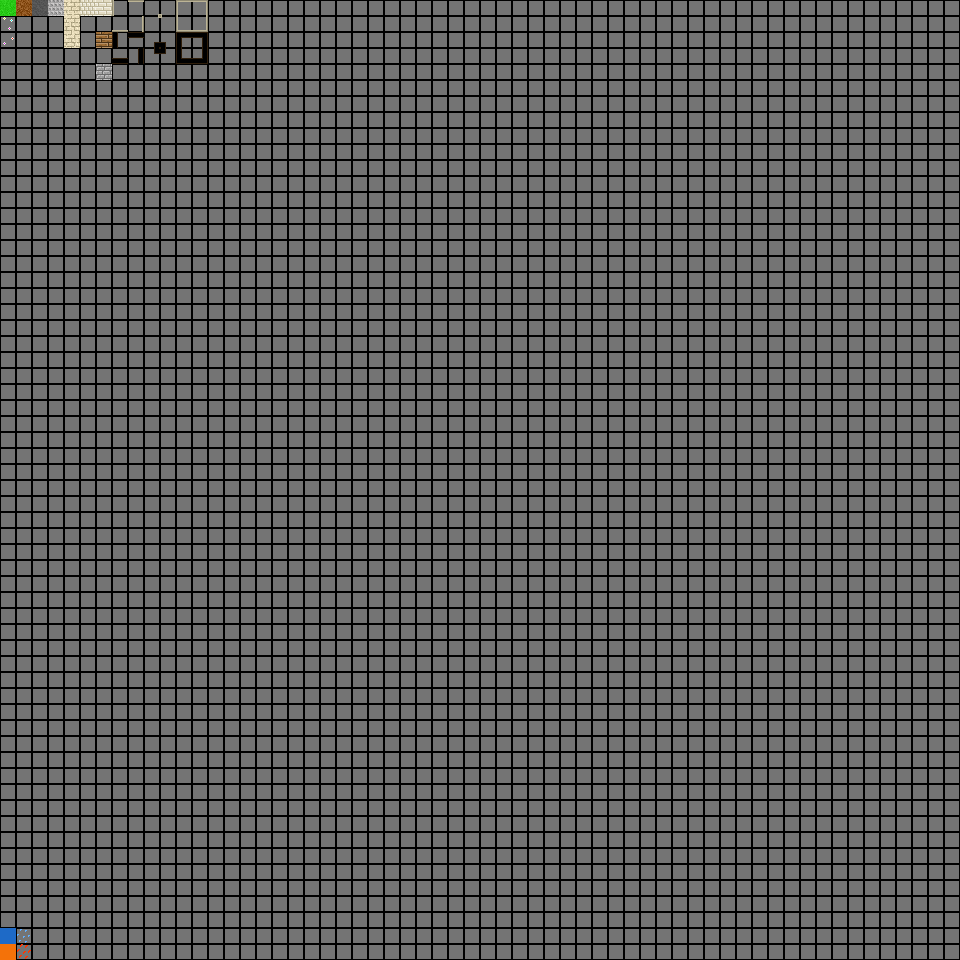
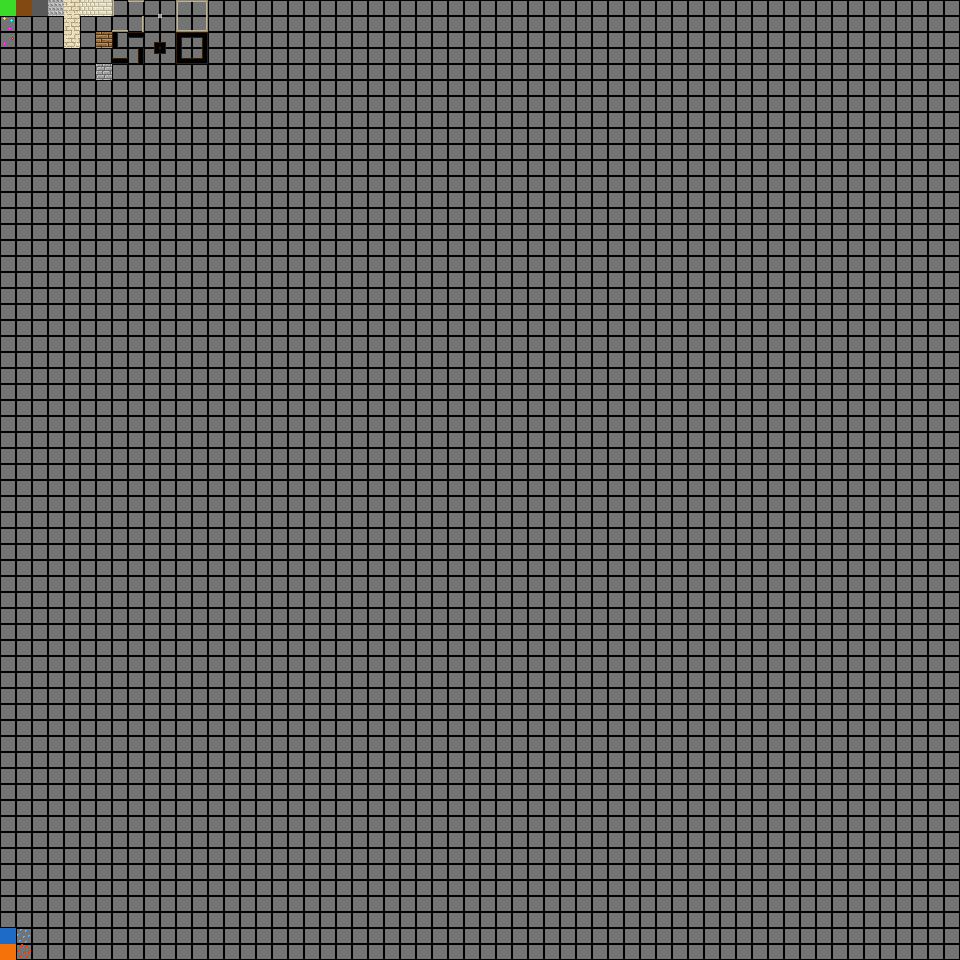
Layer changes from the first 960×960 image to the second:
painted on "Layer 11" over [0,0,48,45]
